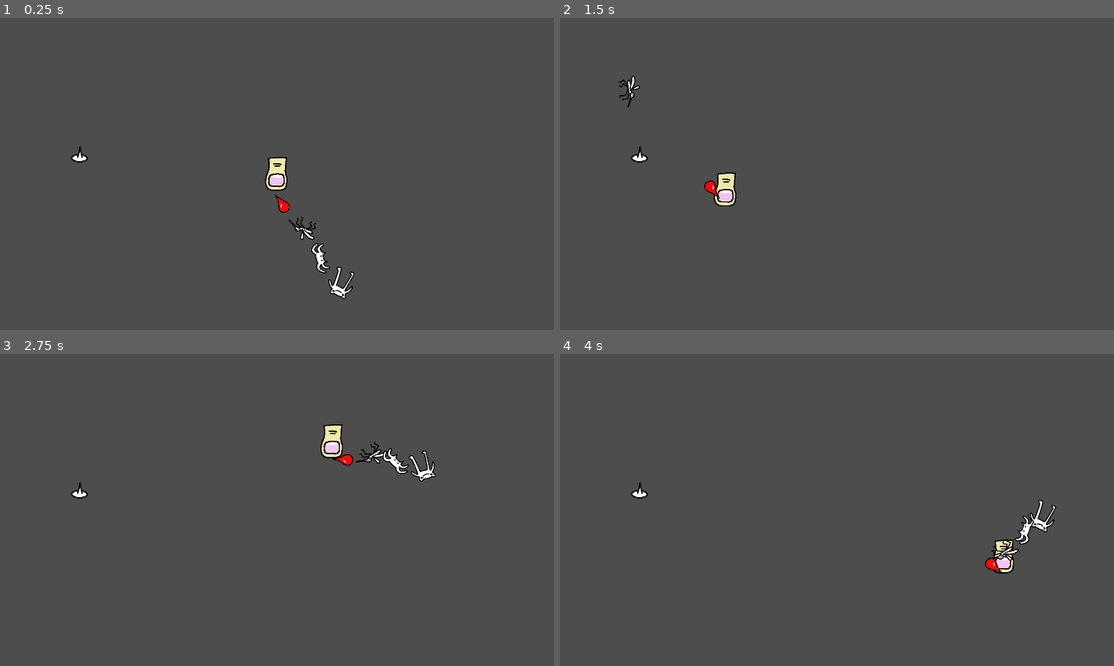
Above: before the commit, frames 1-4 (two rows, left to right).
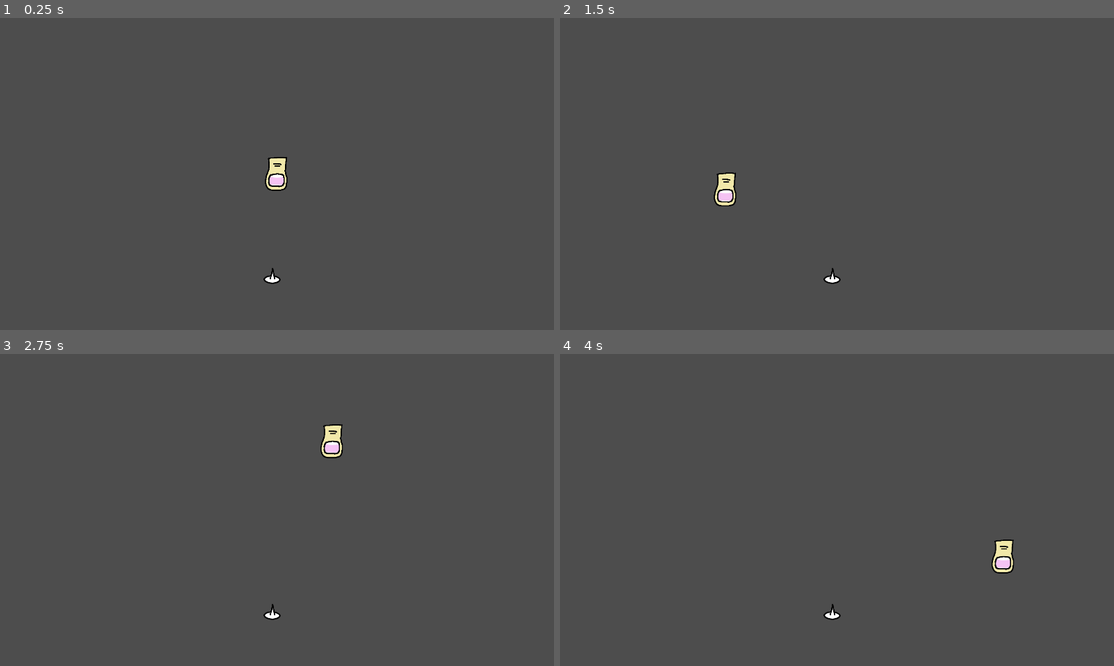
Above: after the commit, the same moments.

Repository: magopian/teamsect
Game: Godot game, scene res://game.tscn
The game is run twice, just before and just after one commit, with the same random seed, the same clock (stepped at 60 frames per second) and the same inputs.
Inputs (mouse positions are in pixels of both pictures, inside the frame that each line leads up to):
- Up to frame 1 (0.25 s): no input
- Up to frame 2 (1.5 s): move the mouse to (958, 158) at 0.52 s; move the mouse to (726, 189) at 1.27 s
- Up to frame 3 (2.75 s): move the mouse to (332, 441) at 2.02 s
- Up to frame 4 (4 s): move the mouse to (809, 572) at 2.77 s; move the mouse to (1003, 556) at 3.52 s

The runs differ from the first frame. In frame 1, 0.7% of the frame differs, in the area x 12-64%, y 41-91%; in frame 2, 0.4%; in frame 3, 0.7%; in frame 4, 0.7%.

Commit message:
Constrain the finger position inside the window

Diff:
--- a/game.tscn
+++ b/game.tscn
@@ -1,31 +1,21 @@
-[gd_scene load_steps=8 format=3 uid="uid://dmvp2b2kh1tqm"]
+[gd_scene load_steps=4 format=3 uid="uid://dmvp2b2kh1tqm"]
 
 [ext_resource type="Script" path="res://game.gd" id="1_8mif2"]
 [ext_resource type="PackedScene" uid="uid://g2egjj0way1e" path="res://pointer/finger.tscn" id="1_xqm73"]
-[ext_resource type="PackedScene" uid="uid://cnyp1yfsumkta" path="res://dangling/blood_drop.tscn" id="3_m0gvb"]
-[ext_resource type="PackedScene" uid="uid://b8g2i44cwdtvh" path="res://dangling/mosquito.tscn" id="4_xac2r"]
-[ext_resource type="PackedScene" uid="uid://bhrnso07lrta5" path="res://dangling/spider.tscn" id="5_aeytp"]
-[ext_resource type="PackedScene" uid="uid://yadkjwi1eyn5" path="res://dangling/frog.tscn" id="6_naqcg"]
 [ext_resource type="PackedScene" uid="uid://d2e5o1u66fmrk" path="res://pointer/thumbtack.tscn" id="7_ljwwb"]
 
 [node name="Game" type="Node2D"]
 script = ExtResource("1_8mif2")
 
 [node name="Thumbtack" parent="." instance=ExtResource("7_ljwwb")]
-position = Vector2(336, 568)
+position = Vector2(1135, 1072)
 
 [node name="Finger" parent="." instance=ExtResource("1_xqm73")]
 unique_name_in_owner = true
-position = Vector2(556, 272)
+position = Vector2(1146, 528)
 
 [node name="Dangling" type="Node2D" parent="."]
 unique_name_in_owner = true
 
-[node name="Blood drop" parent="Dangling" instance=ExtResource("3_m0gvb")]
-position = Vector2(552, 343)
-
-[node name="Mosquito" parent="Dangling" instance=ExtResource("4_xac2r")]
-
-[node name="Spider" parent="Dangling" instance=ExtResource("5_aeytp")]
-
-[node name="Frog" parent="Dangling" instance=ExtResource("6_naqcg")]
+[node name="Camera2D" type="Camera2D" parent="."]
+anchor_mode = 0
--- a/pointer/finger.gd
+++ b/pointer/finger.gd
@@ -1,9 +1,12 @@
 class_name Finger extends RigidBody2D
 
 @onready var anchor: Marker2D = $anchor
+@onready var sprite_size: Vector2
 
 
 func _ready() -> void:
+	var sprite: Sprite2D = get_node("Sprite2D")
+	sprite_size = sprite.texture.get_size()
 	EventBus.pricked.connect(_on_pricked)
 
 
@@ -13,6 +16,9 @@
 func _physics_process(_delta: float) -> void:
 	#Input.set_mouse_mode(Input.MOUSE_MODE_HIDDEN)
 	var mouse_position: Vector2 = get_global_mouse_position()
+	var window_size: Vector2 = get_window().size as Vector2
+	mouse_position.x = clamp(mouse_position.x, sprite_size.x / 2, window_size.x - (sprite_size.x/2))
+	mouse_position.y = clamp(mouse_position.y, sprite_size.y / 2, window_size.y - (sprite_size.y / 2))
 	position = mouse_position
 
 
--- a/project.godot
+++ b/project.godot
@@ -22,8 +22,9 @@
 
 [display]
 
-window/size/window_width_override=2304
-window/size/window_height_override=1296
+window/size/viewport_width=2304
+window/size/viewport_height=1296
+window/stretch/aspect="ignore"
 
 [layer_names]
 
